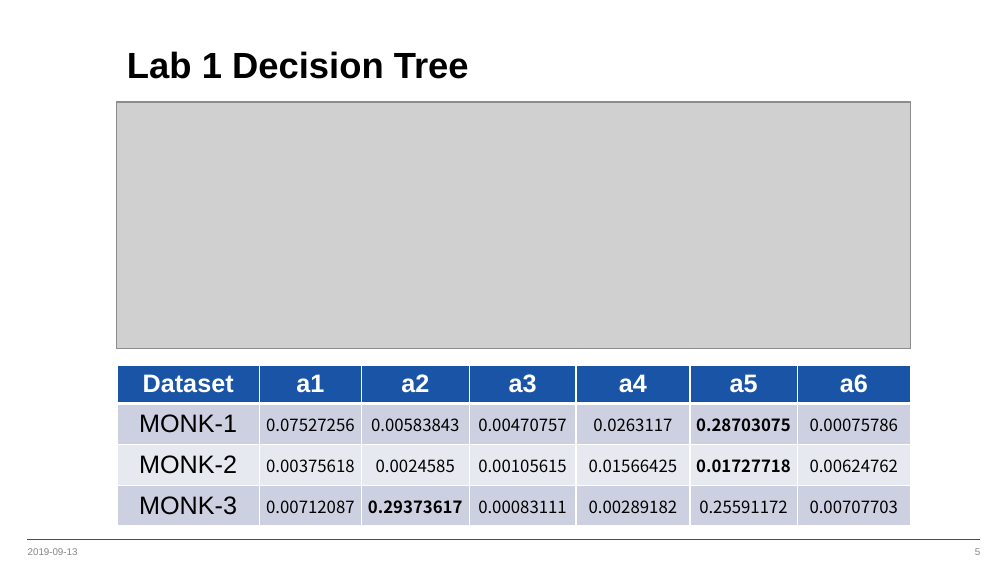
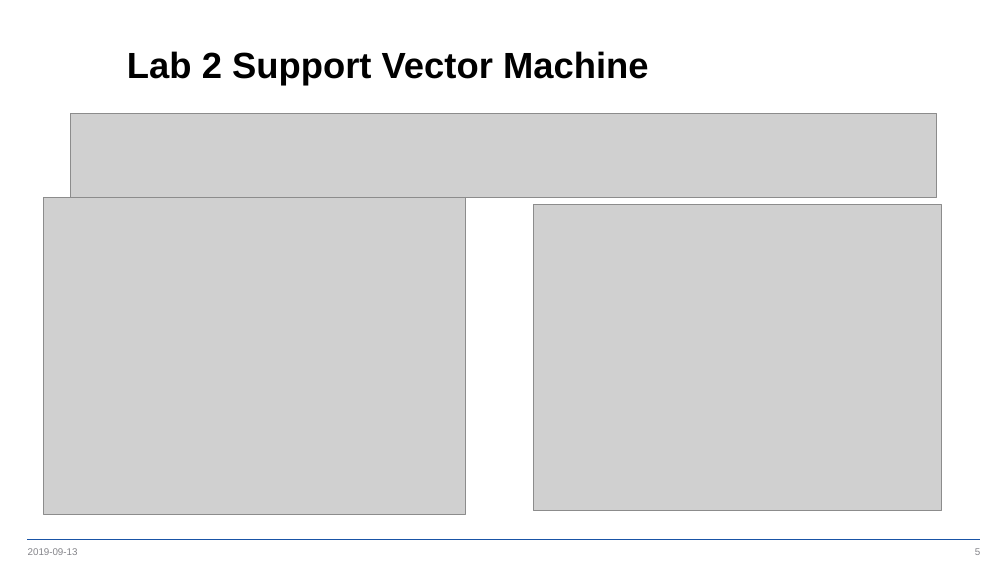
Before and after one commit to physics31415926/MachineLearningLabs, a slide deck: slide 5 of Lab2/Lab2_pre.pptx. Drawn at 1008x567 pixels with LibreOffice and Linux fonts; fonts in the diff are those of the drawing; grey boxes stand for pictures; background and template pictures are left out. Boxes give left, top, right and bottom in pixels: in the first picture for what was removed or moved away, otherwise in the second. Text is boxed around its words. In the diff, an @@ line names an element or a change of style, - is before the commit and + after.

```diff
--- a/Lab2/Lab2_pre.pptx
+++ b/Lab2/Lab2_pre.pptx
@@ title at (127, 51, 649, 86): text changed @@
-Lab 1 Decision Tree
+Lab 2 Support Vector Machine
@@ picture added at (71, 113, 936, 198) @@
@@ picture removed at (117, 102, 910, 349) @@
@@ picture added at (43, 198, 466, 514) @@
@@ picture added at (533, 205, 941, 511) @@
@@ table removed at (117, 365, 909, 528), 4 rows, 7 columns @@
-Dataset | a1 | a2 | a3 | a4 | a5 | a6
-MONK-1 | 0.07527256 | 0.00583843 | 0.00470757 | 0.0263117 | 0.28703075 | 0.00075786
-MONK-2 | 0.00375618 | 0.0024585 | 0.00105615 | 0.01566425 | 0.01727718 | 0.00624762
-MONK-3 | 0.00712087 | 0.29373617 | 0.00083111 | 0.00289182 | 0.25591172 | 0.00707703
```
Also in this commit, not shown: 4 other slides changed, 9 slides removed, 4 other files.
